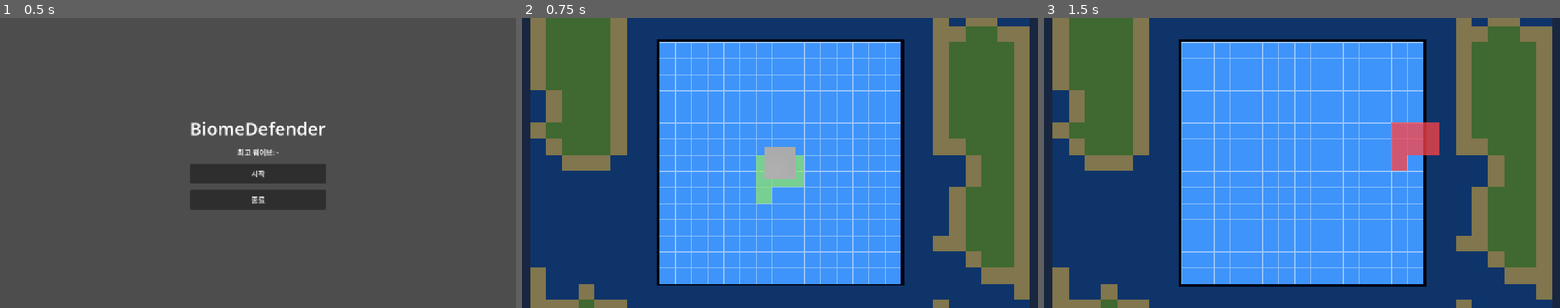
Above: before the commit, frames 1-3 (left to right).
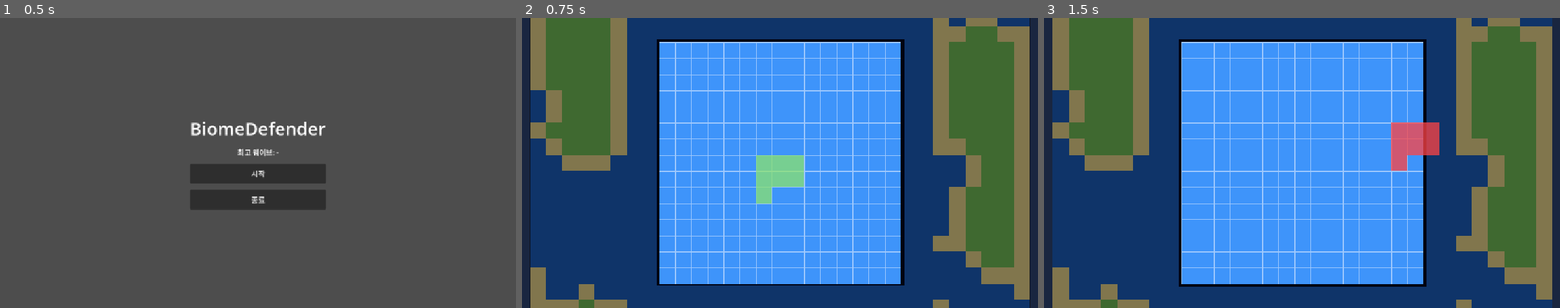
Above: after the commit, the same moments.

Repository: dpwns5889/Islander
Game: Godot game, scene res://assets/scenes/menu.tscn
The game is run twice, just before and just after one commit, with the same random seed, the same clock (stepped at 60 frames per second) and the same inputs.
Inputs (mouse positions are in pixels of both pictures, inside the frame that each line leads up to):
- Up to frame 1 (0.5 s): no input
- Up to frame 2 (0.75 s): click "시작" at 0.5 s
- Up to frame 3 (1.5 s): tap Enter at 1.25 s; move the mouse to (1415, 148) at 1.27 s; tap P at 1.35 s; click (1415, 148) at 1.42 s

Frame 1 is identical in both runs. In frame 2, 0.9% of the frame differs, in the area x 1-99%, y 0-100%; in frame 3, nothing differs.

Commit message:
fix: 모서리 빛 때문에 밭 작물이 허옇게 덮이는 문제 수정
도트 화면 후처리에서 면이 꺾이는 곳을 밝게 칠하는 선을 없애고 바깥 외곽선만 남겼다.
기획서 모델 적용 설명의 낡은 내용도 고쳤다.
기획서 v0.60

Co-Authored-By: Claude Sonnet 5.5 <noreply@anthropic.com>

Diff:
--- a/assets/shaders/pixel_post.gdshader
+++ b/assets/shaders/pixel_post.gdshader
@@ -1,13 +1,10 @@
 shader_type spatial;
-// 도트 화면 후처리: 깊이가 크게 바뀌는 곳은 어둡게(바깥 외곽선), 면이 꺾이는 곳은 밝게 (기획서 7.2)
+// 도트 화면 후처리: 깊이가 크게 바뀌는 곳(물체 바깥)만 어둡게 칠한다 (기획서 7.2)
 render_mode unshaded, fog_disabled, depth_test_disabled, cull_disabled, blend_mix;
 
 uniform sampler2D depth_tex : hint_depth_texture, repeat_disable, filter_nearest;
-uniform sampler2D normal_tex : hint_normal_roughness_texture, repeat_disable, filter_nearest;
 uniform float depth_threshold = 0.12; // 이웃보다 이만큼 멀면 외곽선
-uniform float normal_threshold = 0.85; // 이웃과 법선 내적이 이보다 작으면 모서리
 uniform float dark_amount : hint_range(0.0, 1.0) = 0.6;
-uniform float light_amount : hint_range(0.0, 1.0) = 0.22;
 
 float linear_depth(vec2 uv, mat4 inv_proj) {
 	float d = texture(depth_tex, uv).r;
@@ -23,30 +20,13 @@
 	vec2 px = 1.0 / VIEWPORT_SIZE;
 	vec2 offs[4] = vec2[](vec2(px.x, 0.0), vec2(-px.x, 0.0), vec2(0.0, px.y), vec2(0.0, -px.y));
 	float dc = linear_depth(SCREEN_UV, INV_PROJECTION_MATRIX);
-	vec3 nc = texture(normal_tex, SCREEN_UV).xyz * 2.0 - 1.0;
-	float edge_dark = 0.0;
-	float edge_light = 0.0;
+	float edge = 0.0;
 	for (int i = 0; i < 4; i++) {
-		vec2 uv = SCREEN_UV + offs[i];
-		float dn = linear_depth(uv, INV_PROJECTION_MATRIX);
-		if (dc - dn > depth_threshold) {
-			edge_dark = 1.0; // 이웃이 더 가까움: 이 픽셀이 물체 바깥
-		} else if (abs(dc - dn) < depth_threshold) {
-			vec3 nn = texture(normal_tex, uv).xyz * 2.0 - 1.0;
-			if (dot(normalize(nc), normalize(nn)) < normal_threshold) {
-				edge_light = 1.0;
-			}
+		if (dc - linear_depth(SCREEN_UV + offs[i], INV_PROJECTION_MATRIX) > depth_threshold) {
+			edge = 1.0; // 이웃이 더 가까움: 이 픽셀이 물체 바깥
 		}
 	}
 	// 화면을 읽지 않고 반투명 덮개로 칠한다: 화면 복사는 반투명 물체(격자·영역선·미리보기)를 빼고 찍혀서 그것들이 지워진다
-	if (edge_dark > 0.5) {
-		ALBEDO = vec3(0.0);
-		ALPHA = dark_amount;
-	} else if (edge_light > 0.5) {
-		ALBEDO = vec3(1.0);
-		ALPHA = light_amount;
-	} else {
-		ALBEDO = vec3(0.0);
-		ALPHA = 0.0;
-	}
+	ALBEDO = vec3(0.0);
+	ALPHA = edge * dark_amount;
 }
--- a/project.godot
+++ b/project.godot
@@ -11,7 +11,7 @@
 [application]
 
 config/name="Islander"
-config/version="0.59"
+config/version="0.60"
 run/main_scene="res://assets/scenes/menu.tscn"
 config/features=PackedStringArray("4.7", "Forward Plus")
 config/icon="res://icon.svg"
Not shown, changed: docs/GameDesign.md
